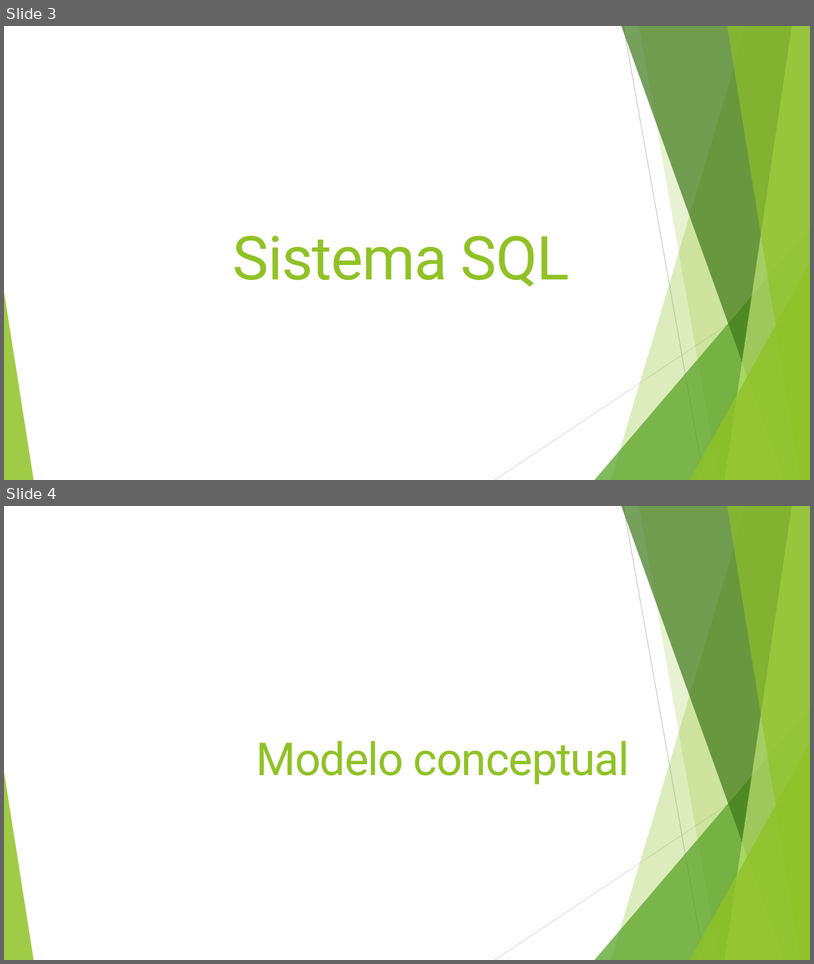
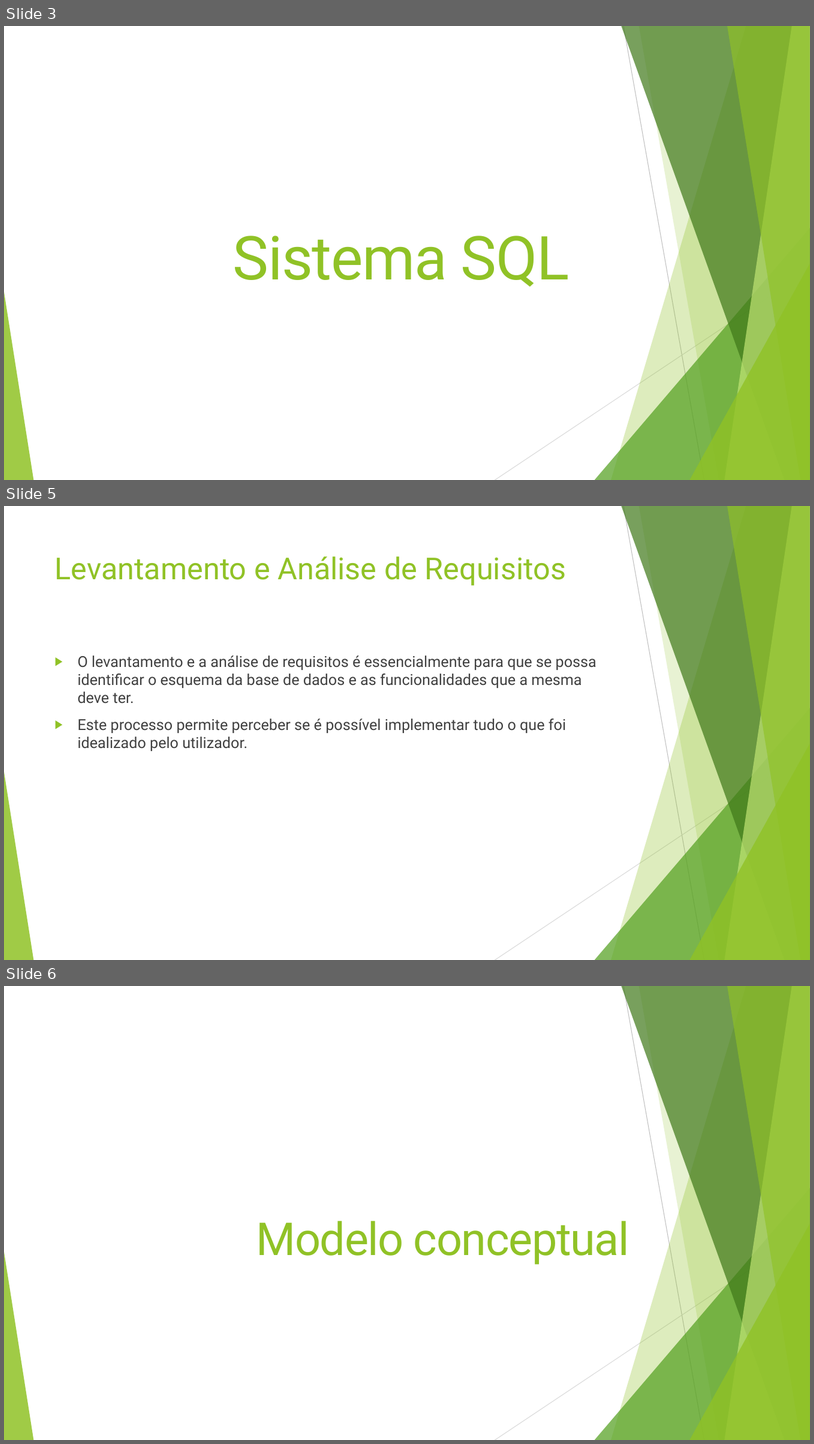
Before and after one commit to JRI98/ProjetoBD, a slide deck: Apresentação.pptx. Shown one above the other, each under a label of ours: slides 3 and 4 before the commit, slides 3, 5 and 6 after it; the slides between them are not shown. The pictures are 814x964 and 814x1444 pixels, drawn with LibreOffice and Linux fonts; fonts in the diff are those of the drawing. Boxes give left, top, right and bottom in pixels: in the first picture for what was removed or moved away, otherwise in the second. Text is boxed around its words. In the diff, an @@ line names an element or a change of style, - is before the commit and + after.

```diff
--- a/Apresentação.pptx
+++ b/Apresentação.pptx
@@ slide 5 added at <box>4,506,810,960</box>, background #FFFFFF; not listed: 10 template elements that a slide beside it also shows @@
@@ title added at <box>55,556,566,586</box>, 36 pt, text #90C226 @@
+Levantamento e Análise de Requisitos
@@ text added at <box>78,655,597,751</box>, 18 pt, text #404040 @@
+▶ O levantamento e a análise de requisitos é essencialmente para que se possa identificar o esquema da base de dados e as funcionalidades que a mesma deve ter.
+▶ Este processo permite perceber se é possível implementar tudo o que foi idealizado pelo utilizador.
@@ what was slide 4 is now slide 6 @@
```
Also in this commit, not shown: 3 slides changed, 10 other slides added, 3 slides removed.
